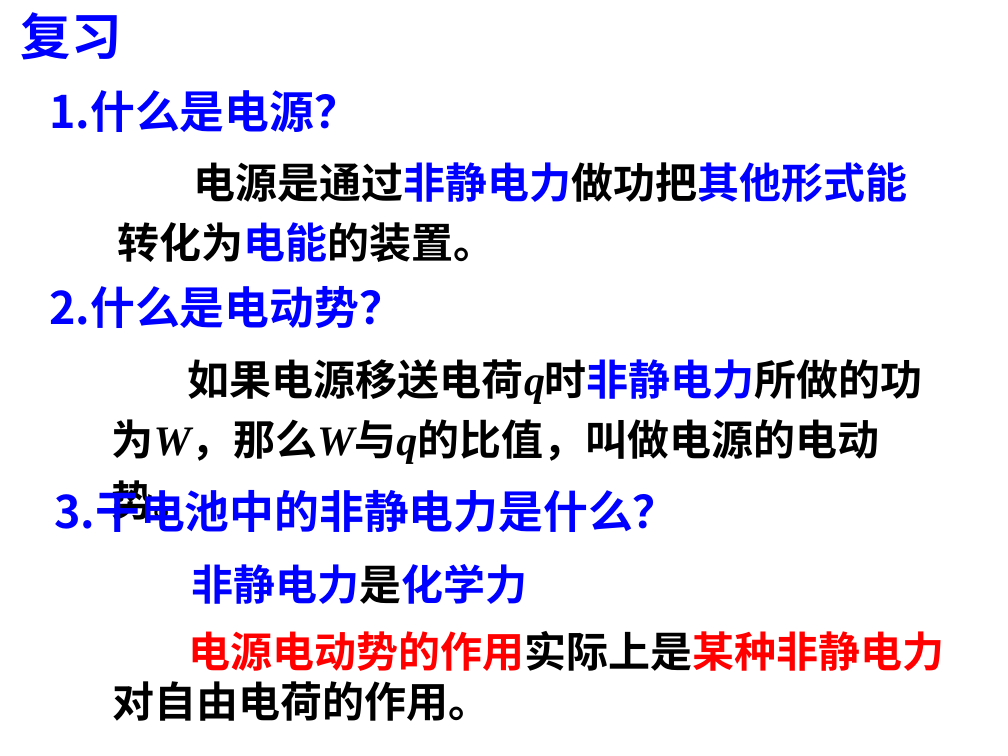
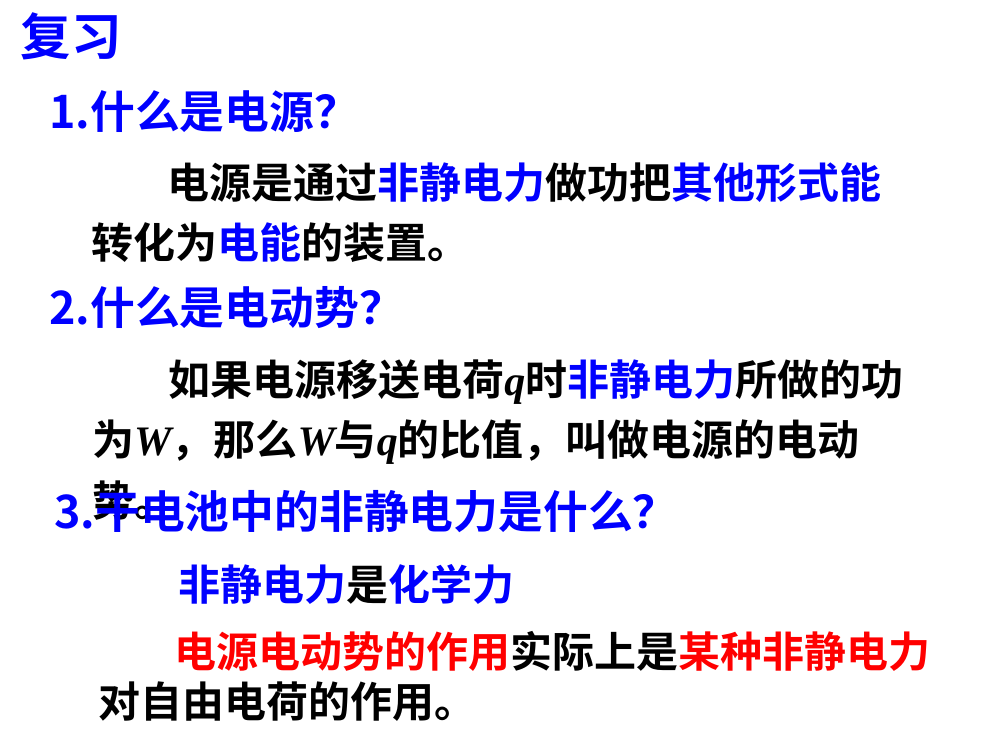
Before and after one commit to saddestboy/wuli2, a slide deck: slide 2 of 4.5 电磁感应现象的两类情况/4.5 电磁感应现象的两类情况.ppt. Drawn at 1008x756 pixels with LibreOffice and Linux fonts; fonts in the diff are those of the drawing; background and template pictures are left out. Boxes give left, top, right and bottom in pixels: in the first picture for what was removed or moved away, otherwise in the second. Text is boxed around its words. In the diff, an @@ line names an element or a change of style, - is before the commit and + after.

```diff
--- a/4.5 电磁感应现象的两类情况/4.5 电磁感应现象的两类情况.ppt
+++ b/4.5 电磁感应现象的两类情况/4.5 电磁感应现象的两类情况.ppt
@@ text "电源是通过非静电力做功把其他形式能转化为电能的装置。": place and size @@
-text "电源是通过非静电力做功把其他形式能转化为电能的装置。" at bbox=[117, 162, 908, 262]
+text "电源是通过非静电力做功把其他形式能转化为电能的装置。" at bbox=[91, 162, 882, 262]
@@ text "如果电源移送电荷q时非静电力所做的功为W，那么W与q的比值，叫做电源的电动势。": place and size @@
-text "如果电源移送电荷q时非静电力所做的功为W，那么W与q的比值，叫做电源的电动势。" at bbox=[112, 359, 923, 527]
+text "如果电源移送电荷q时非静电力所做的功为W，那么W与q的比值，叫做电源的电动势。" at bbox=[92, 359, 903, 527]
@@ text "非静电力是化学力": place and size @@
-text "非静电力是化学力" at bbox=[192, 564, 528, 604]
+text "非静电力是化学力" at bbox=[178, 564, 514, 604]
@@ text "电源电动势的作用实际上是某种非静电力对自由电荷的作用。": place and size @@
-text "电源电动势的作用实际上是某种非静电力对自由电荷的作用。" at bbox=[112, 631, 945, 721]
+text "电源电动势的作用实际上是某种非静电力对自由电荷的作用。" at bbox=[99, 631, 931, 721]
```
Also in this commit, not shown: 4 other slides changed.
